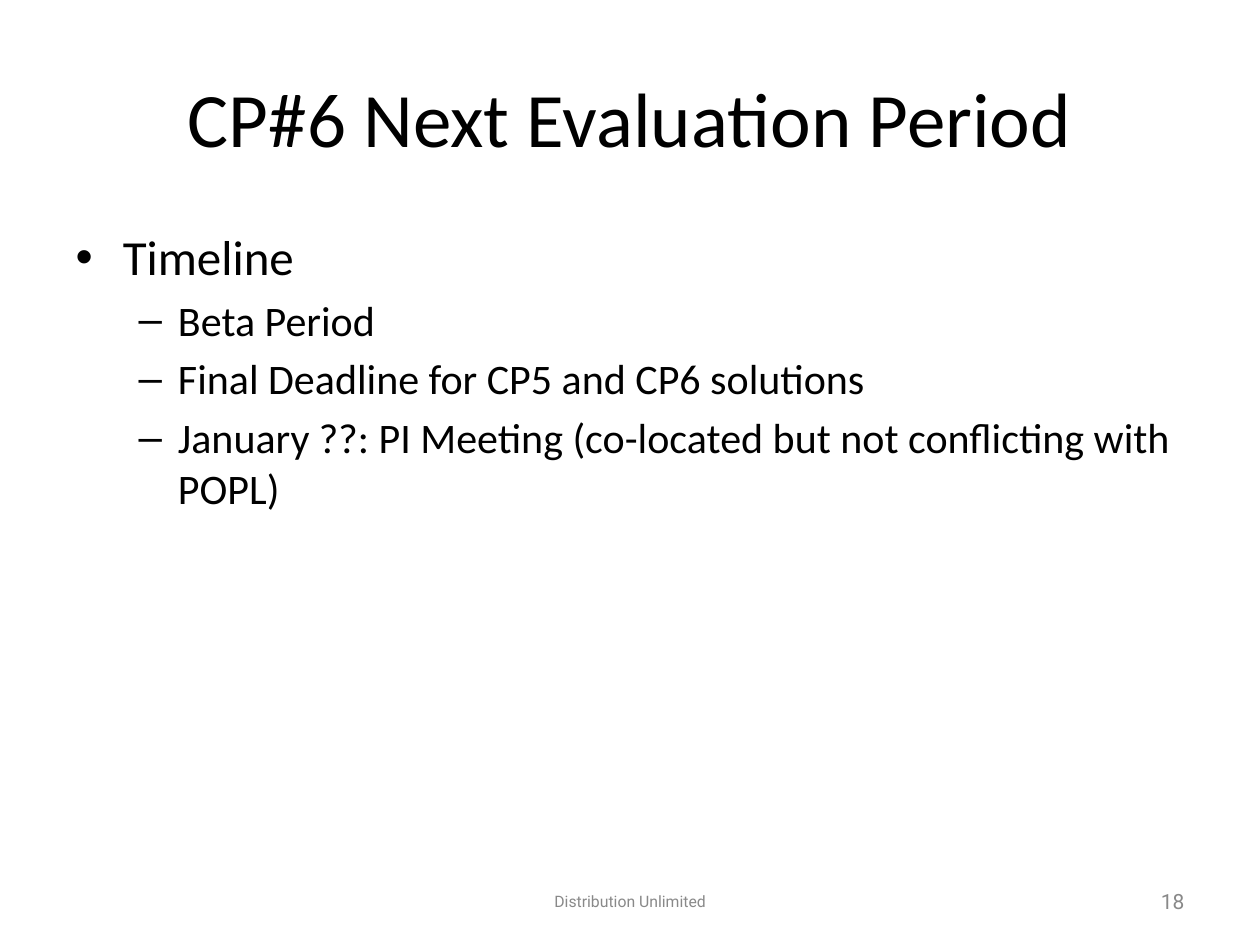
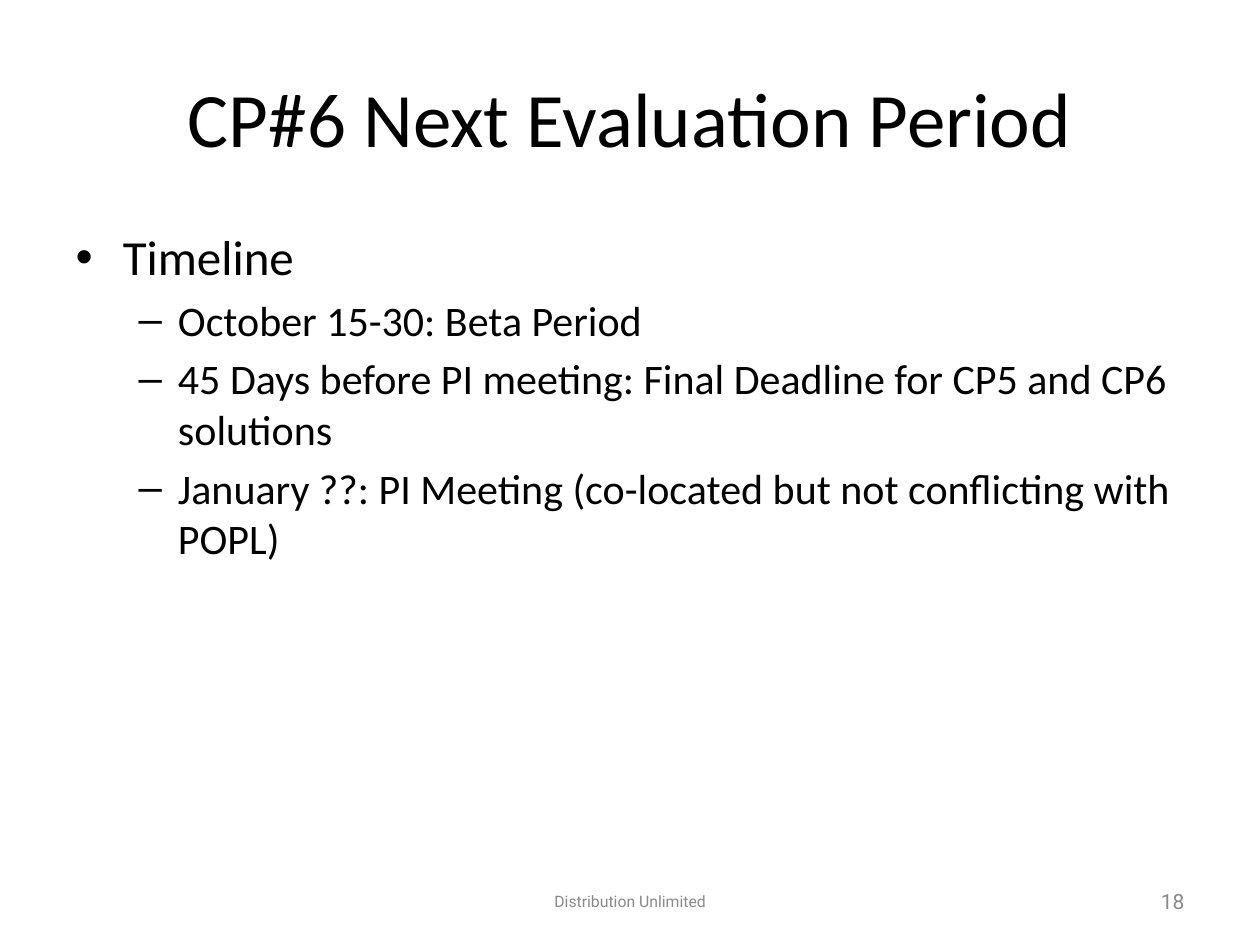
Before and after one commit to chengjianglong/ppaml-cp6, a slide deck: slide 18 of problem_statement/Challenge Problem 6.pptx. Drawn at 1260x945 pixels with LibreOffice and Linux fonts; fonts in the diff are those of the drawing; background and template pictures are left out. Boxes give left, top, right and bottom in pixels: in the first picture for what was removed or moved away, otherwise in the second. Text is boxed around its words. In the diff, an @@ line names an element or a change of style, - is before the commit and + after.

Commit message:
Updated timetable following Chris' guidance

```diff
--- a/problem_statement/Challenge Problem 6.pptx
+++ b/problem_statement/Challenge Problem 6.pptx
@@ text at (x1=178, y1=306, x2=1166, y2=446): text changed @@
-  – Beta Period
-  – Final Deadline for CP5 and CP6 solutions
+  – October 15-30: Beta Period
+  – 45 Days before PI meeting: Final Deadline for CP5 and CP6 solutions
```
